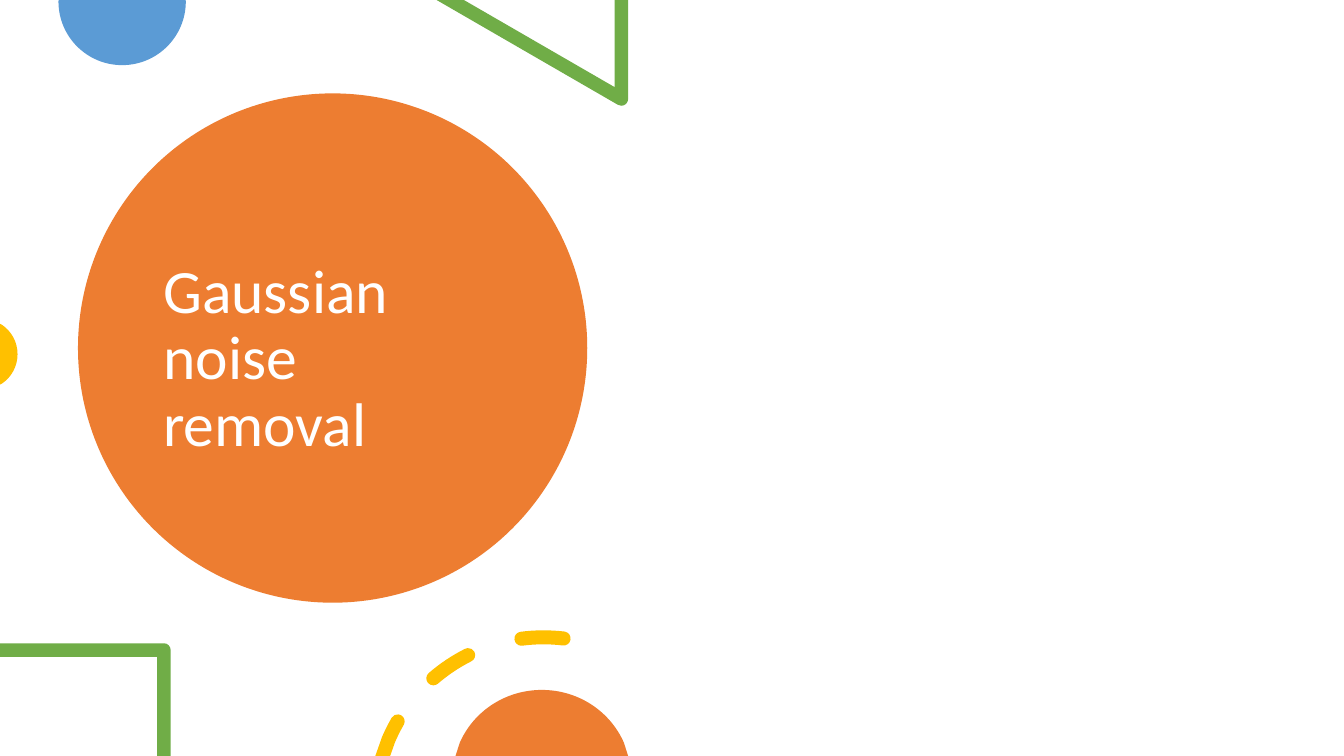
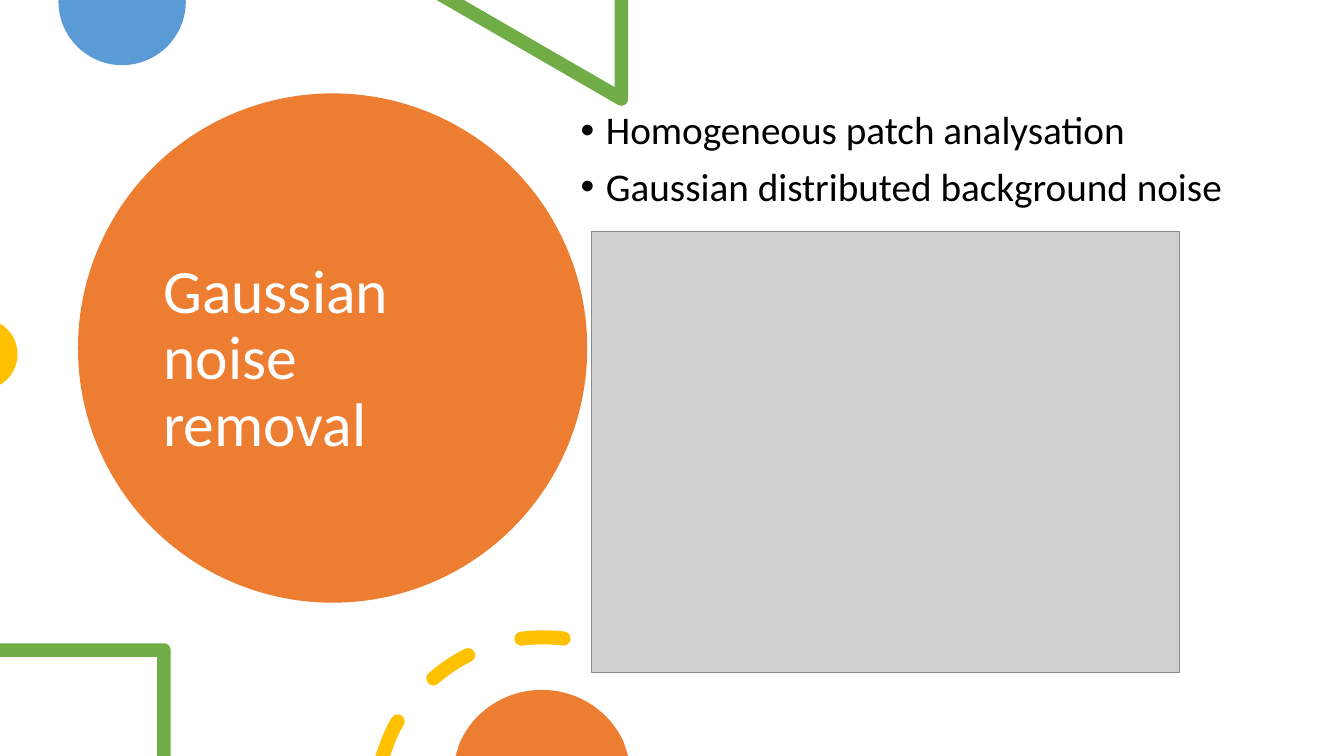
Before and after one commit to bidlekm/Captcha_Detection, a slide deck: slide 5 of Intro2IA_Mini_Project_complete/mini_project/presentation.pptm. Drawn at 1344x756 pixels with LibreOffice and Linux fonts; fonts in the diff are those of the drawing; grey boxes stand for pictures. Boxes give left, top, right and bottom in pixels: in the first picture for what was removed or moved away, otherwise in the second. Text is boxed around its words. In the diff, an @@ line names an element or a change of style, - is before the commit and + after.

```diff
--- a/Intro2IA_Mini_Project_complete/mini_project/presentation.pptm
+++ b/Intro2IA_Mini_Project_complete/mini_project/presentation.pptm
@@ text added at (606,116,1222,208), 28 pt, text #000000 @@
+• Homogeneous patch analysation
+• Gaussian distributed background noise
@@ picture added at (592,231,1180,671) @@
```
Also in this commit, not shown: 4 other slides changed, 2 slides added, 2 slides removed.
